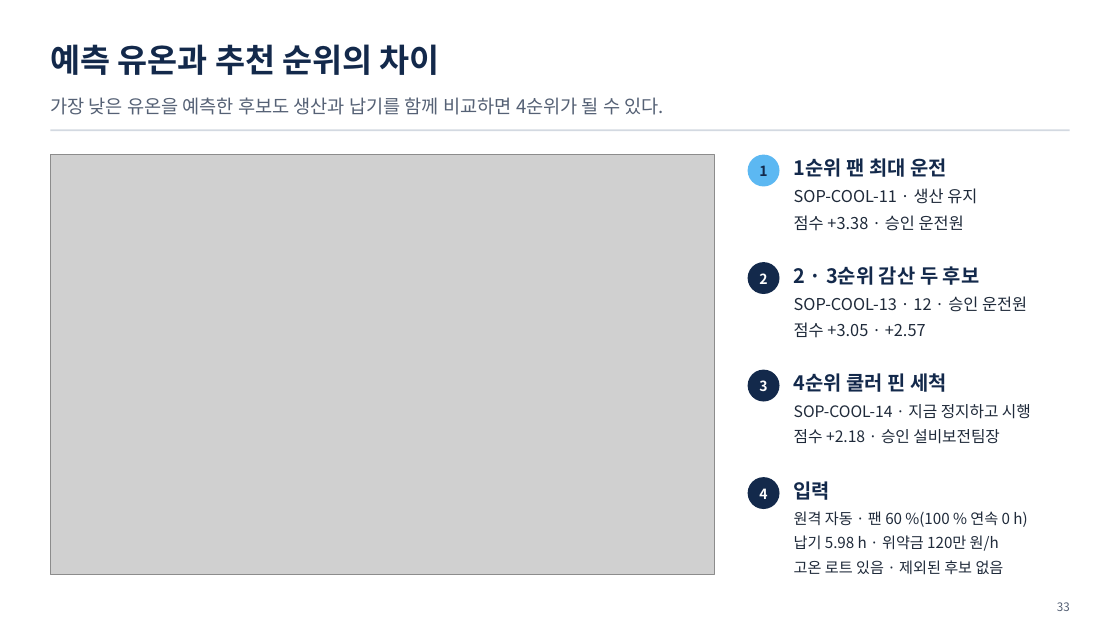
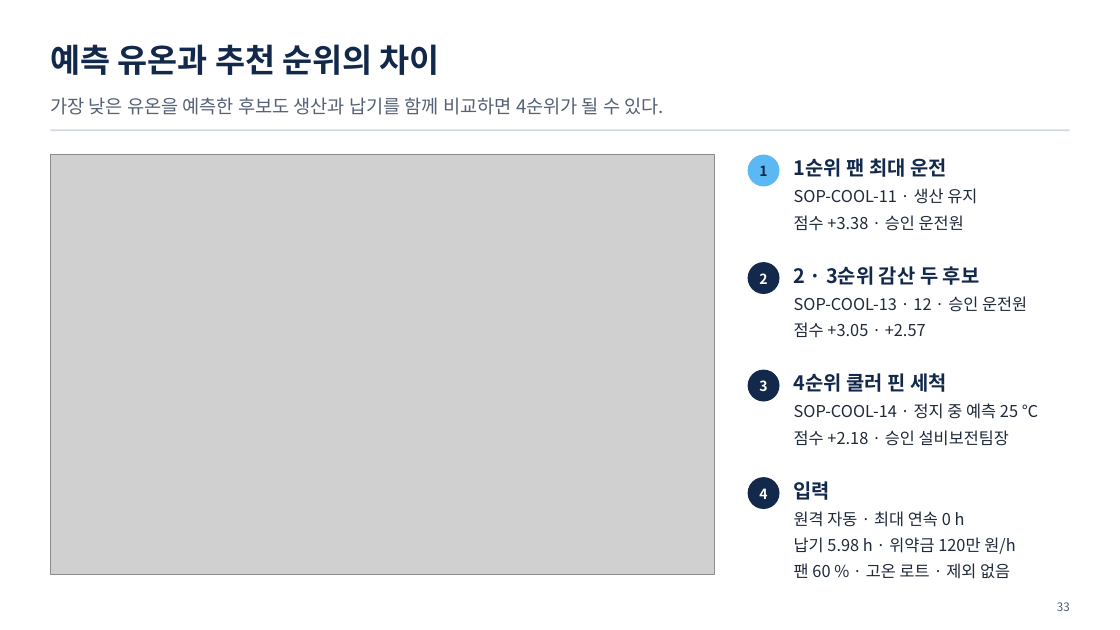
Before and after one commit to uengine-oss/hyd-iot-edu, a slide deck: slide 33 of workspace/강의제작/산출물/통합반/이론_오프라인/03회차/통합반_오프라인_03회차.pptx. Drawn at 1120x630 pixels with LibreOffice and Linux fonts; fonts in the diff are those of the drawing; grey boxes stand for pictures. Boxes give left, top, right and bottom in pixels: in the first picture for what was removed or moved away, otherwise in the second. Text is boxed around its words. In the diff, an @@ line names an element or a change of style, - is before the commit and + after.

```diff
--- a/workspace/강의제작/산출물/통합반/이론_오프라인/03회차/통합반_오프라인_03회차.pptx
+++ b/workspace/강의제작/산출물/통합반/이론_오프라인/03회차/통합반_오프라인_03회차.pptx
@@ text at (794, 403, 1038, 419): text changed; size 13.5 to 14 pt @@
-SOP-COOL-14 · 지금 정지하고 시행
+SOP-COOL-14 · 정지 중 예측 25 ℃
@@ text at (794, 430, 1009, 446): size 13.5 to 14 pt in "점수 +2.18 · 승인 설비보전팀장" @@
@@ text at (794, 511, 965, 527): text changed; size 13 to 14 pt @@
-원격 자동 · 팬 60 %(100 % 연속 0 h)
+원격 자동 · 최대 연속 0 h
@@ text at (794, 537, 1015, 554): size 13 to 14 pt in "납기 5.98 h · 위약금 120만 원/h" @@
@@ text at (794, 563, 1010, 579): text changed; size 13 to 14 pt @@
-고온 로트 있음 · 제외된 후보 없음
+팬 60 % · 고온 로트 · 제외 없음
```
Also in this commit, not shown: 13 other slides changed, 1 slide added, 9 other files.
